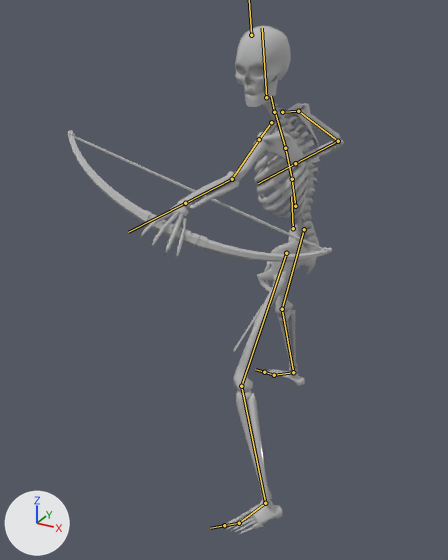
Two versions of the FBX model k2Engine-master/GameTemplate/Game/Assets/animData/Standing Aim Recoil.fbx, one commit apart.
Both versions are drawn from a 50 mm lens placed at (2.73, -6.4, 5.42), pointed at (-0.35, -0.81, 2.63). Every picture has the same lights, and +X, +Y and +Z are marked at lower left. Both versions are drawn at frame 27 of the action 'mixamo.com'; the numbers are the values there. The bones that bend it are drawn over the model as lines.

In view in the first picture: 'Bow', 'skelton'.
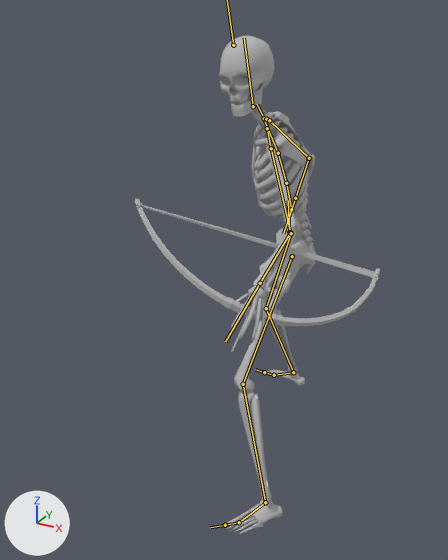
Patch to the scene script:
```diff
--- a/k2Engine-master/GameTemplate/Game/Assets/animData/Standing Aim Recoil.fbx.py
+++ b/k2Engine-master/GameTemplate/Game/Assets/animData/Standing Aim Recoil.fbx.py
@@ bone_mixamorig_hips @@
 bone_mixamorig_hips = bpy.data.objects['Armature'].pose.bones['mixamorig:Hips']
-bone_mixamorig_hips.location = (4.8, 64.2, 0.5)
-bone_mixamorig_hips.rotation_quaternion = (0.755, 0.038, -0.654, 0.021)  # degrees (12, -82, -7)
+bone_mixamorig_hips.location = (3.0, 62.5, 0.6)
+bone_mixamorig_hips.rotation_quaternion = (0.839, 0.032, -0.542, 0.031)  # degrees (3, -66, 2)
@@ bone_mixamorig_spine @@
 bone_mixamorig_spine = bpy.data.objects['Armature'].pose.bones['mixamorig:Spine']  # child of 'mixamorig:Hips'
-bone_mixamorig_spine.rotation_quaternion = (0.994, 0.094, -0.02, -0.041)  # degrees (11, -2, -5)
+bone_mixamorig_spine.rotation_quaternion = (0.991, 0.124, -0.002, -0.041)  # degrees (14, 0, -5)
@@ bone_mixamorig_spine1 @@
 bone_mixamorig_spine1 = bpy.data.objects['Armature'].pose.bones['mixamorig:Spine1']  # child of 'mixamorig:Spine'
-bone_mixamorig_spine1.rotation_quaternion = (0.999, 0.034, -0.022, -0.024)  # degrees (4, -2, -3)
+bone_mixamorig_spine1.rotation_quaternion = (0.999, 0.049, 0.0, -0.024)  # degrees (6, 0, -3)
@@ bone_mixamorig_spine2 @@
 bone_mixamorig_spine2 = bpy.data.objects['Armature'].pose.bones['mixamorig:Spine2']  # child of 'mixamorig:Spine1'
-bone_mixamorig_spine2.rotation_quaternion = (0.999, 0.034, -0.02, -0.021)  # degrees (4, -2, -3)
+bone_mixamorig_spine2.rotation_quaternion = (0.999, 0.045, 0.002, -0.022)  # degrees (5, 0, -3)
@@ bone_mixamorig_neck @@
 bone_mixamorig_neck = bpy.data.objects['Armature'].pose.bones['mixamorig:Neck']  # child of 'mixamorig:Spine2'
-bone_mixamorig_neck.rotation_quaternion = (0.995, -0.08, 0.056, 0.028)  # degrees (-9, 7, 3)
+bone_mixamorig_neck.rotation_quaternion = (0.998, -0.036, 0.016, 0.039)  # degrees (-4, 2, 4)
@@ bone_mixamorig_head @@
 bone_mixamorig_head = bpy.data.objects['Armature'].pose.bones['mixamorig:Head']  # child of 'mixamorig:Neck'
-bone_mixamorig_head.rotation_quaternion = (0.771, -0.078, 0.63, -0.053)  # degrees (-44, 74, -42)
+bone_mixamorig_head.rotation_quaternion = (0.852, -0.134, 0.501, -0.071)  # degrees (-33, 57, -28)
@@ bone_mixamorig_leftshoulder @@
 bone_mixamorig_leftshoulder = bpy.data.objects['Armature'].pose.bones['mixamorig:LeftShoulder']  # child of 'mixamorig:Spine2'
-bone_mixamorig_leftshoulder.rotation_quaternion = (0.992, -0.115, 0.025, 0.044)  # degrees (-13, 3, 5)
+bone_mixamorig_leftshoulder.rotation_quaternion = (0.998, -0.046, 0.025, 0.025)  # degrees (-5, 3, 3)
@@ bone_mixamorig_leftarm @@
 bone_mixamorig_leftarm = bpy.data.objects['Armature'].pose.bones['mixamorig:LeftArm']  # child of 'mixamorig:LeftShoulder'
-bone_mixamorig_leftarm.rotation_quaternion = (0.847, -0.327, -0.418, 0.034)  # degrees (-53, -43, 27)
+bone_mixamorig_leftarm.rotation_quaternion = (0.898, -0.084, -0.423, 0.086)  # degrees (-20, -48, 20)
@@ bone_mixamorig_leftforearm @@
 bone_mixamorig_leftforearm = bpy.data.objects['Armature'].pose.bones['mixamorig:LeftForeArm']  # child of 'mixamorig:LeftArm'
-bone_mixamorig_leftforearm.rotation_quaternion = (1.0, 0.018, -0.015, -0.014)  # degrees (2, -2, -2)
+bone_mixamorig_leftforearm.rotation_quaternion = (0.985, 0.015, -0.022, 0.172)  # degrees (1, -3, 20)
@@ bone_mixamorig_rightshoulder @@
 bone_mixamorig_rightshoulder = bpy.data.objects['Armature'].pose.bones['mixamorig:RightShoulder']  # child of 'mixamorig:Spine2'
-bone_mixamorig_rightshoulder.rotation_quaternion = (0.999, -0.03, 0.0, 0.03)  # degrees (-3, 0, 3)
+bone_mixamorig_rightshoulder.rotation_quaternion = (0.999, -0.005, -0.02, -0.037)  # degrees (0, -2, -4)
@@ bone_mixamorig_rightarm @@
 bone_mixamorig_rightarm = bpy.data.objects['Armature'].pose.bones['mixamorig:RightArm']  # child of 'mixamorig:RightShoulder'
-bone_mixamorig_rightarm.rotation_quaternion = (0.996, -0.06, -0.051, -0.034)  # degrees (-7, -6, -4)
+bone_mixamorig_rightarm.rotation_quaternion = (0.994, 0.063, -0.019, 0.086)  # degrees (7, -3, 10)
@@ bone_mixamorig_rightforearm @@
 bone_mixamorig_rightforearm = bpy.data.objects['Armature'].pose.bones['mixamorig:RightForeArm']  # child of 'mixamorig:RightArm'
-bone_mixamorig_rightforearm.rotation_quaternion = (0.861, 0.059, 0.047, -0.502)  # degrees (3, 8, -60)
+bone_mixamorig_rightforearm.rotation_quaternion = (0.962, 0.072, 0.113, -0.236)  # degrees (5, 15, -27)
@@ bone_mixamorig_leftupleg @@
 bone_mixamorig_leftupleg = bpy.data.objects['Armature'].pose.bones['mixamorig:LeftUpLeg']  # child of 'mixamorig:Hips'
-bone_mixamorig_leftupleg.rotation_quaternion = (0.924, 0.208, -0.262, 0.184)  # degrees (20, -34, 16)
+bone_mixamorig_leftupleg.rotation_quaternion = (0.931, 0.265, -0.193, 0.158)  # degrees (29, -26, 12)
@@ bone_mixamorig_leftleg @@
 bone_mixamorig_leftleg = bpy.data.objects['Armature'].pose.bones['mixamorig:LeftLeg']  # child of 'mixamorig:LeftUpLeg'
-bone_mixamorig_leftleg.rotation_quaternion = (0.957, -0.278, 0.077, -0.009)  # degrees (-33, 8, -3)
+bone_mixamorig_leftleg.rotation_quaternion = (0.949, -0.299, 0.098, -0.018)  # degrees (-35, 10, -5)
@@ bone_mixamorig_leftfoot @@
 bone_mixamorig_leftfoot = bpy.data.objects['Armature'].pose.bones['mixamorig:LeftFoot']  # child of 'mixamorig:LeftLeg'
-bone_mixamorig_leftfoot.rotation_quaternion = (0.984, 0.053, -0.166, -0.03)  # degrees (7, -19, -5)
+bone_mixamorig_leftfoot.rotation_quaternion = (0.989, 0.044, -0.128, -0.061)  # degrees (6, -14, -8)
@@ bone_mixamorig_rightupleg @@
 bone_mixamorig_rightupleg = bpy.data.objects['Armature'].pose.bones['mixamorig:RightUpLeg']  # child of 'mixamorig:Hips'
-bone_mixamorig_rightupleg.rotation_quaternion = (0.945, 0.216, 0.191, -0.151)  # degrees (23, 25, -13)
+bone_mixamorig_rightupleg.rotation_quaternion = (0.934, 0.201, 0.223, -0.193)  # degrees (19, 30, -18)
@@ bone_mixamorig_rightleg @@
 bone_mixamorig_rightleg = bpy.data.objects['Armature'].pose.bones['mixamorig:RightLeg']  # child of 'mixamorig:RightUpLeg'
-bone_mixamorig_rightleg.rotation_quaternion = (0.983, -0.168, -0.076, -0.007)  # degrees (-19, -9, 1)
+bone_mixamorig_rightleg.rotation_quaternion = (0.963, -0.265, -0.041, -0.025)  # degrees (-31, -5, -2)
@@ bone_mixamorig_rightfoot @@
 bone_mixamorig_rightfoot = bpy.data.objects['Armature'].pose.bones['mixamorig:RightFoot']  # child of 'mixamorig:RightLeg'
-bone_mixamorig_rightfoot.rotation_quaternion = (0.983, -0.026, 0.1, 0.151)  # degrees (-1, 12, 17)
+bone_mixamorig_rightfoot.rotation_quaternion = (0.978, 0.052, 0.156, 0.125)  # degrees (8, 17, 16)
```

Pixel boxes (x1, y1, x2, y2) of what changed, in the pictures (448 x 560 px):
'skelton', posed (52% narrower)
    before: (139, 26, 344, 534)
    after: (219, 36, 316, 534)
'Bow', posed (7% narrower)
    before: (68, 130, 332, 262)
    after: (134, 199, 380, 326)
bone 'mixamorig:Hips', root to tip
    before: (293, 228) to (291, 196)
    after: (289, 232) to (288, 200)
bone 'mixamorig:Spine', root to tip
    before: (295, 206) to (292, 179)
    after: (291, 209) to (286, 183)
bone 'mixamorig:Spine1', root to tip
    before: (292, 179) to (285, 148)
    after: (286, 183) to (278, 153)
bone 'mixamorig:Spine2', root to tip
    before: (285, 148) to (275, 113)
    after: (278, 153) to (264, 120)
bone 'mixamorig:Neck', root to tip
    before: (274, 112) to (271, 96)
    after: (264, 118) to (257, 104)
bone 'mixamorig:Head', root to tip
    before: (266, 97) to (262, 28)
    after: (253, 106) to (244, 38)
bone 'mixamorig:LeftShoulder', root to tip
    before: (271, 122) to (259, 139)
    after: (267, 128) to (271, 148)
bone 'mixamorig:LeftArm', root to tip
    before: (259, 139) to (232, 179)
    after: (271, 148) to (290, 232)
bone 'mixamorig:LeftForeArm', root to tip
    before: (232, 179) to (185, 203)
    after: (290, 232) to (260, 283)
bone 'mixamorig:RightShoulder', root to tip
    before: (282, 112) to (298, 111)
    after: (266, 119) to (269, 120)
bone 'mixamorig:RightArm', root to tip
    before: (298, 111) to (338, 141)
    after: (269, 120) to (309, 158)
bone 'mixamorig:RightForeArm', root to tip
    before: (338, 141) to (295, 163)
    after: (309, 158) to (295, 198)
bone 'mixamorig:LeftUpLeg', root to tip
    before: (286, 253) to (241, 386)
    after: (292, 256) to (243, 384)
bone 'mixamorig:LeftLeg', root to tip
    before: (241, 386) to (265, 503)
    after: (243, 384) to (265, 502)
bone 'mixamorig:LeftFoot', root to tip
    before: (265, 503) to (239, 523)
    after: (265, 502) to (239, 522)
bone 'mixamorig:RightUpLeg', root to tip
    before: (304, 229) to (282, 309)
    after: (291, 233) to (266, 308)
bone 'mixamorig:RightLeg', root to tip
    before: (282, 309) to (293, 372)
    after: (266, 308) to (293, 372)
